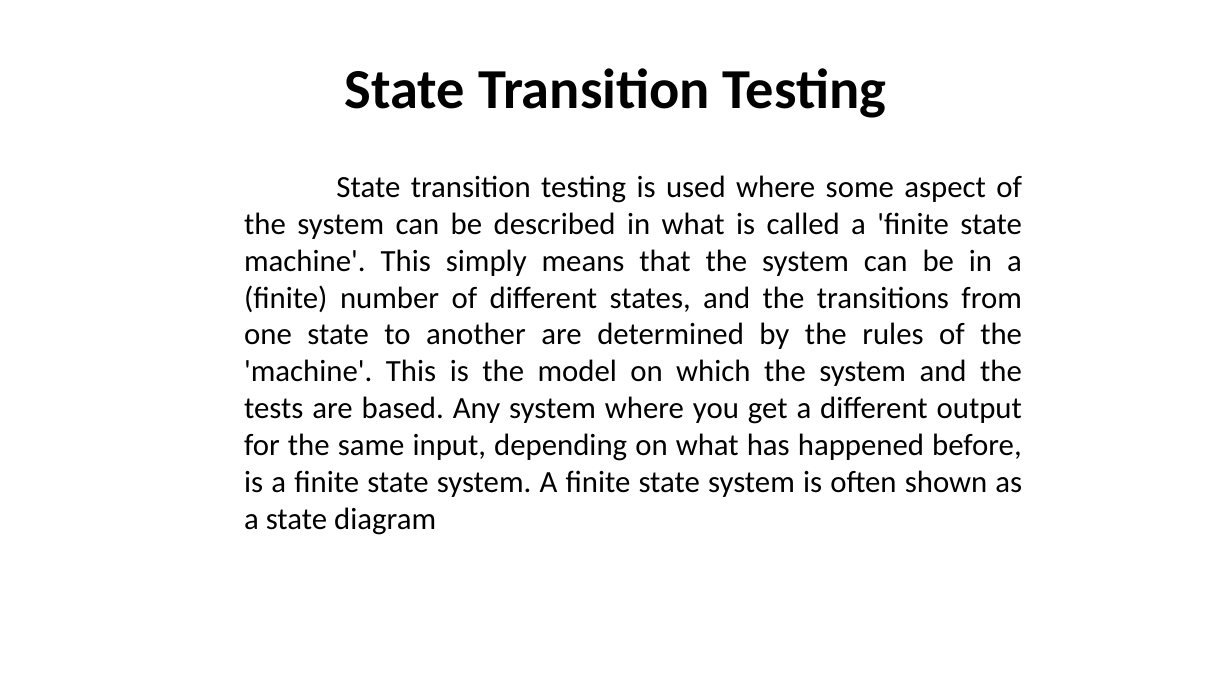
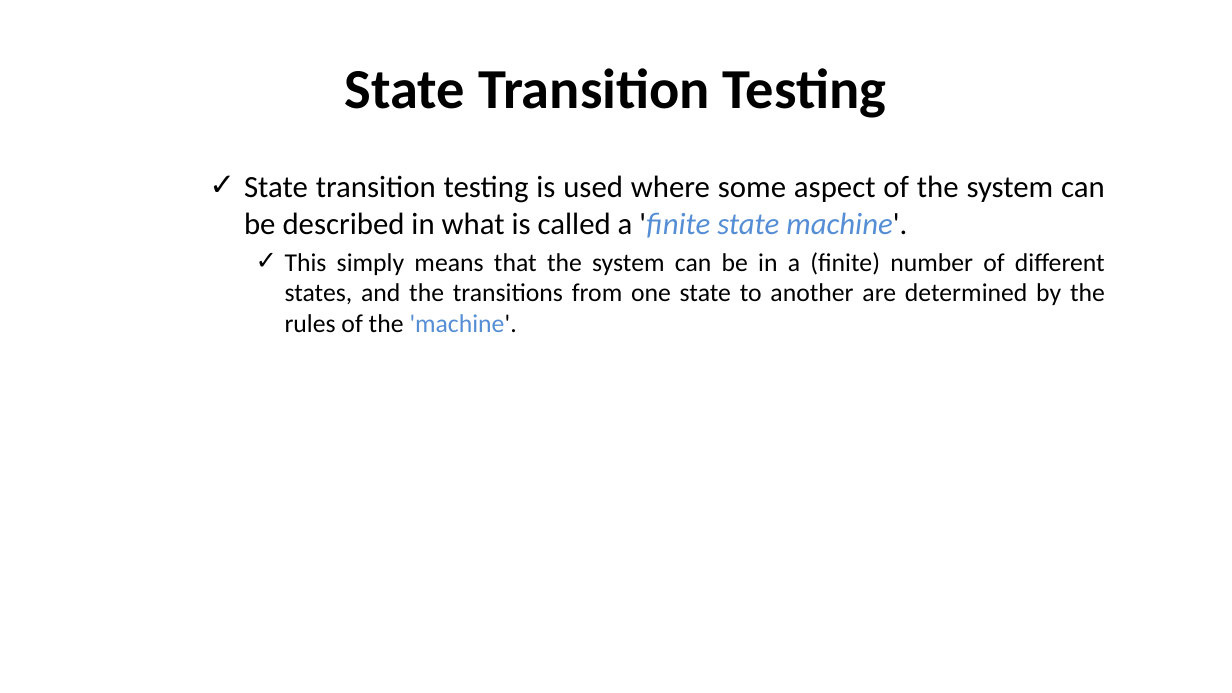
Before and after one commit to nashurgessa/Software-Testing-batch-2022-23, a slide deck: slide 2 of slides/L11 State_transition.pptx. Drawn at 1232x693 pixels with LibreOffice and Linux fonts; fonts in the diff are those of the drawing. Boxes give left, top, right and bottom in pixels: in the first picture for what was removed or moved away, otherwise in the second. Text is boxed around its words. In the diff, an @@ line names an element or a change of style, - is before the commit and + after.

```diff
--- a/slides/L11 State_transition.pptx
+++ b/slides/L11 State_transition.pptx
@@ text at <box>244,175,1105,333</box>: text changed; size 24 to 20 pt @@
-State transition testing is used where some aspect of the system can be described in what is called a 'finite state machine'. This simply means that the system can be in a (finite) number of different states, and the transitions from one state to another are determined by the rules of the 'machine'. This is the model on which the system and the tests are based. Any system where you get a different output for the same input, depending on what has happened before, is a finite state system. A finite state system is often shown as a state diagram
+✓ State transition testing is used where some aspect of the system can be described in what is called a 'finite state machine'.
+  ✓ This simply means that the system can be in a (finite) number of different states, and the transitions from one state to another are determined by the rules of the 'machine'.
```
Also in this commit, not shown: 4 other slides changed, 1 slide added, 1 other file.
